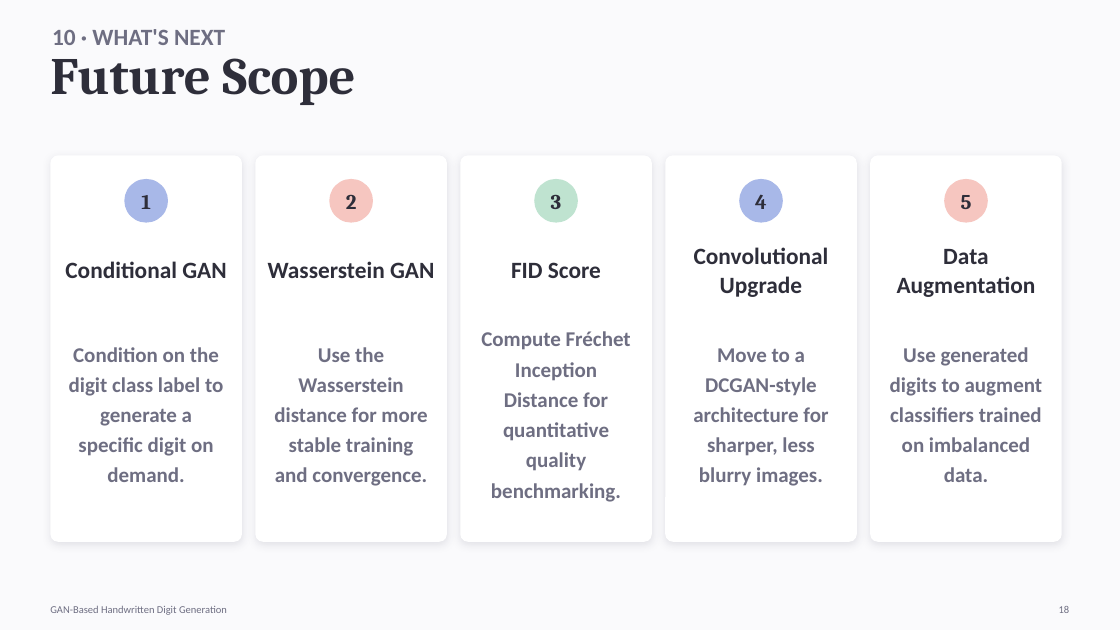
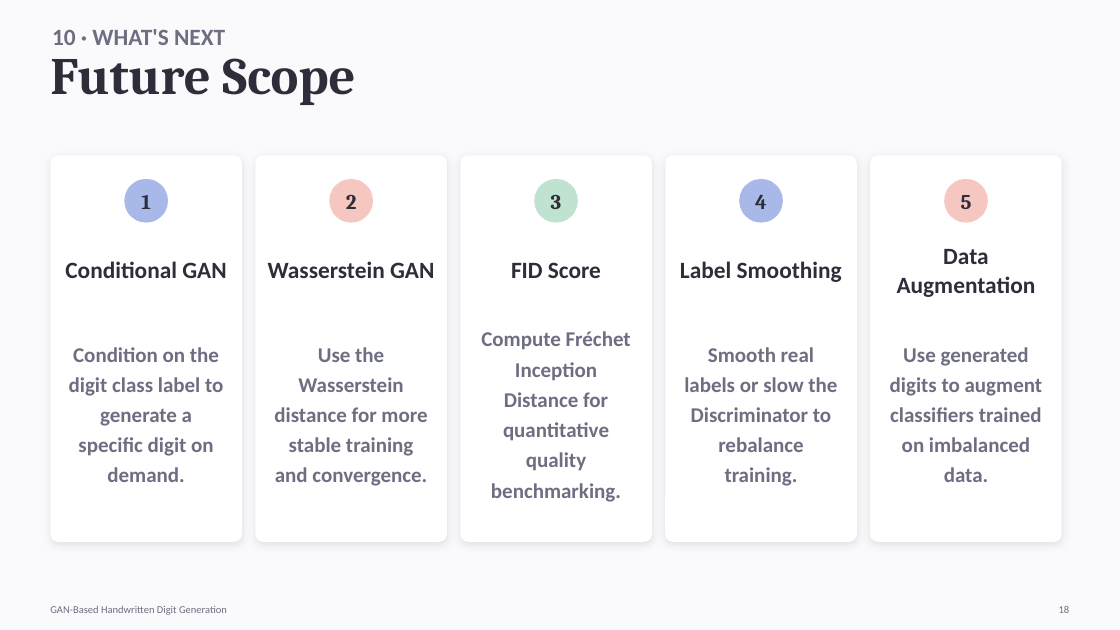
Before and after one commit to Stoobyy/gan-handwriting, a slide deck: slide 18 of Presentation PPT/Presentation PPT.pptx. Drawn at 1120x630 pixels with LibreOffice and Linux fonts; fonts in the diff are those of the drawing. Boxes give left, top, right and bottom in pixels: in the first picture for what was removed or moved away, otherwise in the second. Text is boxed around its words. In the diff, an @@ line names an element or a change of style, - is before the commit and + after.

```diff
--- a/Presentation PPT/Presentation PPT.pptx
+++ b/Presentation PPT/Presentation PPT.pptx
@@ text at bbox=[680, 261, 842, 282]: text changed @@
-Convolutional Upgrade
+Label Smoothing
@@ text at bbox=[684, 347, 837, 486]: text changed @@
-Move to a DCGAN-style architecture for sharper, less blurry images.
+Smooth real labels or slow the Discriminator to rebalance training.
```
Also in this commit, not shown: 11 other slides changed, 14 other files.
